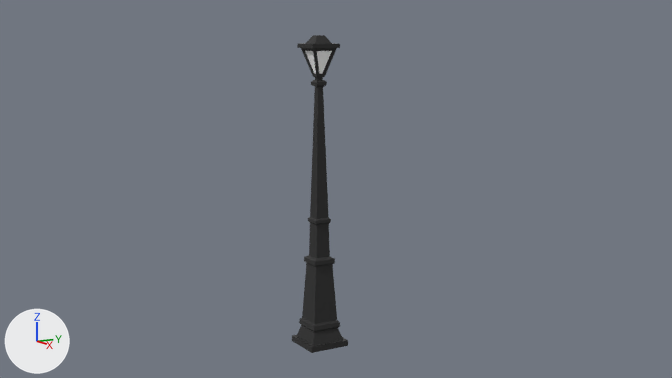
Renders of the Blender file cubicity_ASSETS/cubicity_ASSETS.blend from each side of a commit.
Both versions are drawn from the file's camera 'Camera'. Every picture has the same lights, and +X, +Y and +Z are marked at lower left. Mesh edges are drawn as thin lines on the coarser meshes.

Script lines for the objects in view, before the commit:
```python
me_cube = bpy.data.meshes.new('Cube')
me_cube.from_pydata(...)  # a box spanning x -1.0..1.0, y -1.0..1.0, z 0.0..2.0
me_cube_001 = bpy.data.meshes.new('Cube.001')
me_cube_001.from_pydata(...)  # 140 vertices, 138 faces; spans x -0.05..0.05, y -0.05..0.05, z 0.0..0.74
# faces by material slot: [134, 4]
me_cube_001.materials.append(mat_cubicity_painted)
me_cube_001.materials.append(mat_cubicity_glass_emit)
ob_lamp_post = bpy.data.objects.new('lamp-post', me_cube_001)
ob_lamp_post.location = (0.0, 0.0, 0.0)
ob_ref_human = bpy.data.objects.new('ref_human', me_cube)
ob_ref_human.location = (-0.5, 0.0, 0.0)
ob_ref_human.scale = (0.05, 0.05, 0.2)
ob_ref_human.hide_set(True)
```
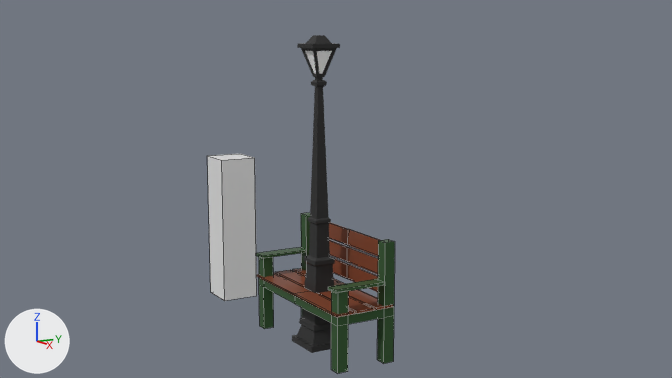
Commit message: Add a bench seat model

What the commit changed:
Mesh me_cube_002 is new.
It has 96 vertices, 72 faces and spans x 0.0..0.2, y -0.072..0.084, z 0.0..0.283.
It uses material mat_cubicity_painted.
Object 'ref_human' (ob_ref_human) is now shown.
Object 'bench-rf' (ob_bench_rf) is new; it shows me_cube_002.
Its location is (0.0, 0.0, 0.0).
It gains a MIRROR modifier named 'Mirror'.
Modifier setting: use_clip = True.

What differs and where, as boxes (x1, y1, x2, y2) in the pictures (672 x 378 px):
'bench-rf', added: after (256, 213, 395, 373)
'ref_human', shown: after (208, 154, 257, 301)
